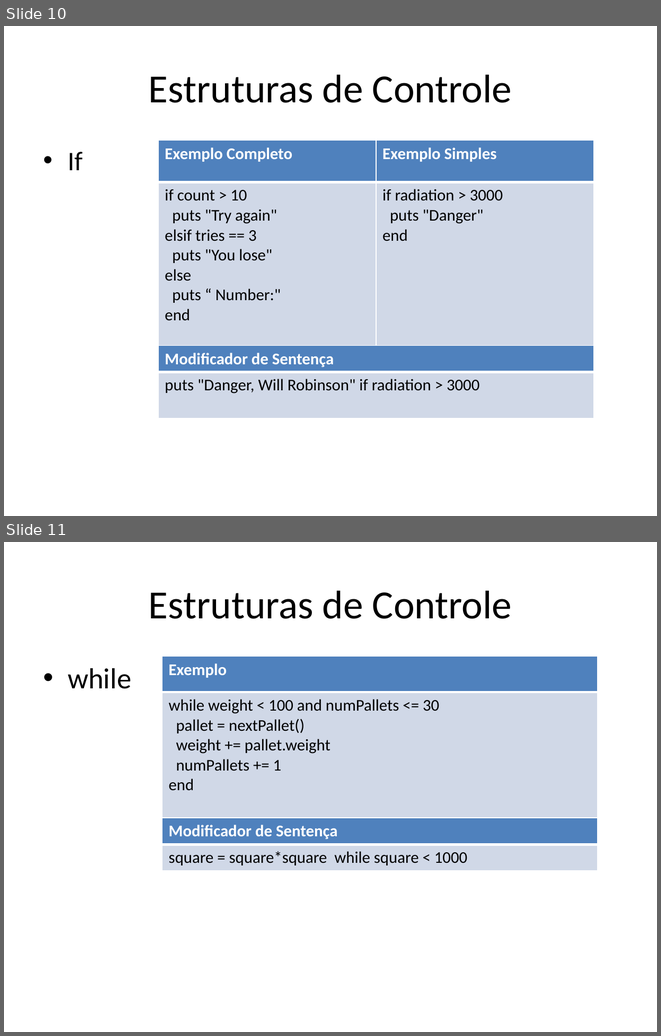
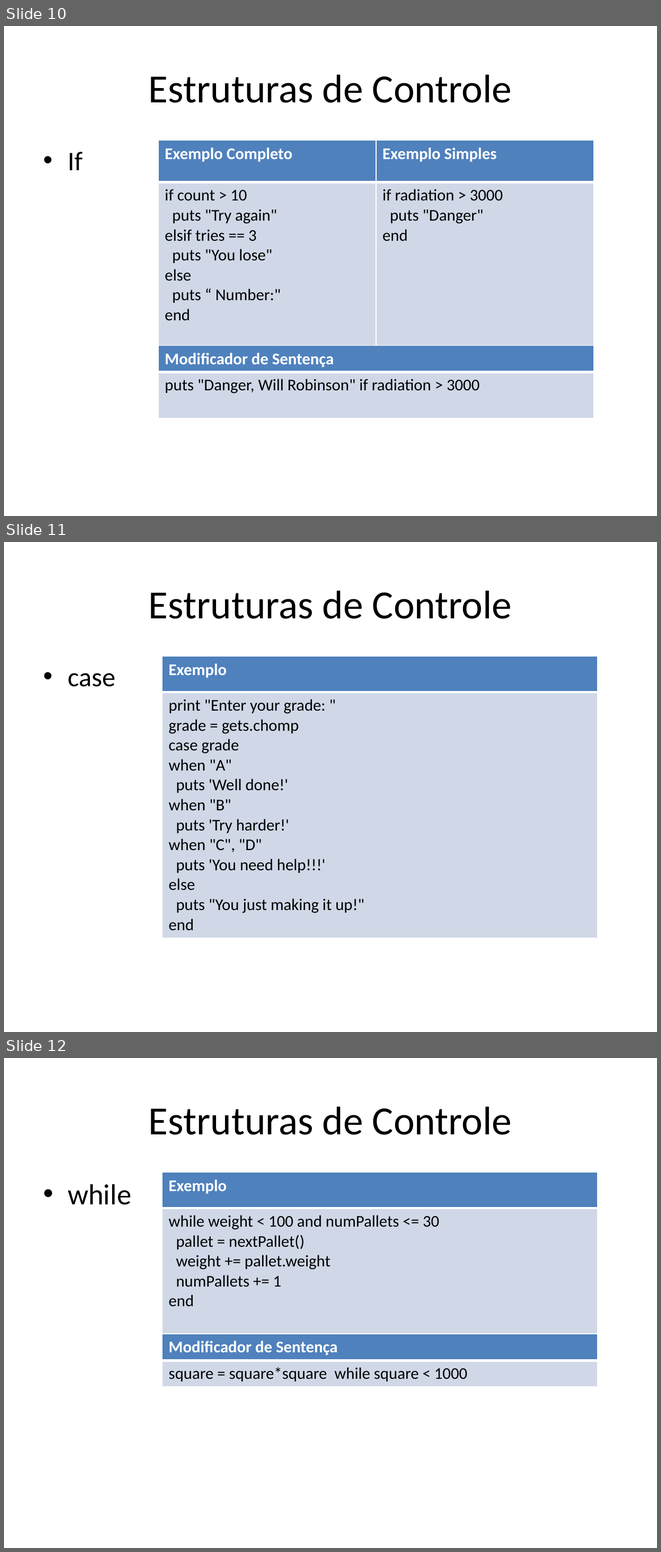
Before and after one commit to rdllopes/ruby-course, a slide deck: Curso_Basico_Ruby.pptx. Shown one above the other, each under a label of ours: slides 10 and 11 before the commit, slides 10, 11 and 12 after it. The pictures are 661x1036 and 661x1552 pixels, drawn with LibreOffice and Linux fonts; fonts in the diff are those of the drawing; background and template pictures are left out. Boxes give left, top, right and bottom in pixels: in the first picture for what was removed or moved away, otherwise in the second. Text is boxed around its words. In the diff, an @@ line names an element or a change of style, - is before the commit and + after.

```diff
--- a/Curso_Basico_Ruby.pptx
+++ b/Curso_Basico_Ruby.pptx
@@ slide 11 added at (4,542,657,1032), background picture (left out) @@
@@ title added at (149,590,512,619), 44 pt, text #000000 @@
+Estruturas de Controle
@@ table added at (162,656,598,934), 2 rows, 1 columns @@
+Exemplo
+print "Enter your grade: " / grade = gets.chomp / case grade / when "A" / puts 'Well done!' / when "B" / puts 'Try harder!' / when "C", "D" / puts 'You need help!!!' / else / puts "You just making it up!" / end
@@ text added at (68,673,115,687), 29.6 pt, text #000000 @@
+• case
@@ what was slide 11 is now slide 12 @@
```
Also in this commit, not shown: 2 other slides added, 1 slide removed.
